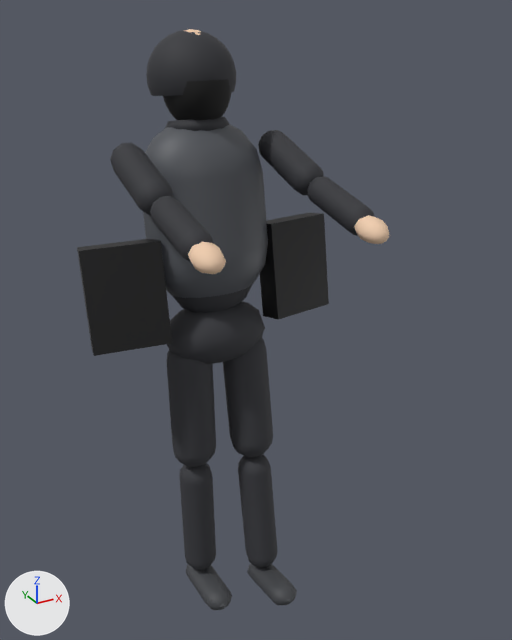
A saved change to the glTF model city-hold/public/models/placeholder/char_looter_04_vest_shopping_bags.glb.
One viewpoint serves both versions: a camera (50 mm lens) standing at (-0.865, -1.836, 1.816) and looking at (0.05, -0.172, 0.984). Every picture has the same lights, and +X, +Y and +Z are marked at lower left. The picture after the commit comes second. Both versions are drawn at frame 40 of the action 'held'; the numbers are the values there.
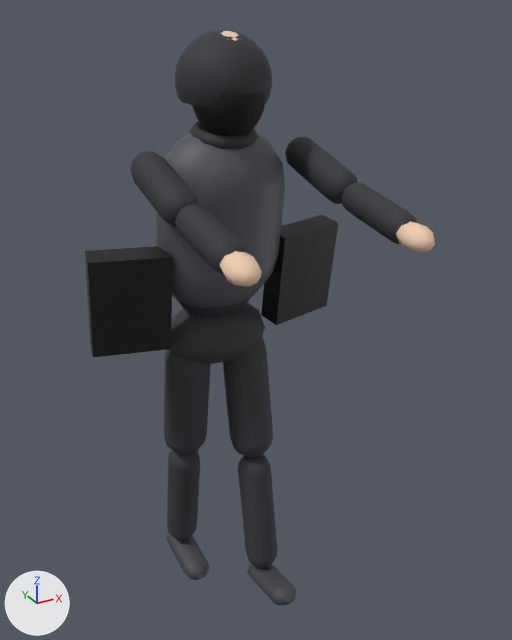
Not drawn themselves, but carrying or shaping drawn objects: ob_legl, ob_torso, ob_head, ob_arml, ob_armr.

What differs and where, as boxes (x1, y1, x2, y2) in the pictures (512 x 640 px):
'Mesh_5', turned
    before: (143, 124, 268, 298)
    after: (156, 128, 285, 308)
'Mesh_15', turned
    before: (77, 239, 172, 356)
    after: (85, 246, 172, 357)
'Mesh_10', turned
    before: (146, 30, 236, 96)
    after: (175, 30, 272, 108)
'Mesh_15.001', turned
    before: (260, 213, 329, 319)
    after: (261, 215, 338, 325)
'Mesh_1', turned
    before: (166, 350, 216, 467)
    after: (164, 349, 211, 455)
'Mesh_2', turned
    before: (179, 463, 216, 570)
    after: (167, 450, 200, 540)
'Mesh_12', turned
    before: (110, 143, 174, 216)
    after: (130, 151, 199, 228)
'Mesh_12.001', turned
    before: (258, 130, 324, 195)
    after: (285, 137, 358, 204)
'Mesh_11', turned
    before: (163, 79, 231, 120)
    after: (192, 92, 265, 136)
'Mesh_13', turned
    before: (150, 196, 214, 262)
    after: (175, 204, 247, 275)
'Mesh_13.001', turned
    before: (307, 176, 374, 236)
    after: (341, 183, 417, 244)
'Mesh_3', turned
    before: (186, 564, 232, 610)
    after: (166, 532, 209, 580)
'Mesh_14', turned
    before: (188, 242, 226, 274)
    after: (219, 251, 262, 286)
'Mesh_14.001', turned
    before: (354, 215, 389, 244)
    after: (396, 221, 435, 252)
'Mesh_8', turned
    before: (165, 117, 229, 131)
    after: (189, 121, 259, 150)
'Mesh_4', turned
    before: (173, 285, 252, 313)
    after: (176, 298, 250, 317)
'Mesh_9', turned (mostly hidden)
    before: (184, 29, 201, 35)
    after: (221, 31, 238, 41)

The change, as a list of edits to the scene's bpy script:
```text
Change ob_legl:
    ob_legl.rotation_euler: (-0.0345, 0.0, 0.0) -> (0.165, 0.0, 0.0)  # degrees (-2, 0, 0) -> degrees (9.5, 0, 0)
Change ob_torso:
    ob_torso.rotation_euler: (-0.162, 0.0, 0.0) -> (0.15, 0.0, 0.0)  # degrees (-9.3, 0, 0) -> degrees (8.6, 0, 0)
Change ob_head:
    ob_head.rotation_euler: (0.0809, 0.0, 0.0) -> (-0.075, 0.0, 0.0)  # degrees (4.6, 0, 0) -> degrees (-4.3, 0, 0)
Change ob_arml:
    ob_arml.rotation_euler: (-1.094, 0.0, 0.0) -> (-1.45, 0.0, 0.0)  # degrees (-63, 0, 0) -> degrees (-83, 0, 0)
Change ob_armr:
    ob_armr.rotation_euler: (-1.094, 0.0, 0.0) -> (-1.45, 0.0, 0.0)  # degrees (-63, 0, 0) -> degrees (-83, 0, 0)
```
